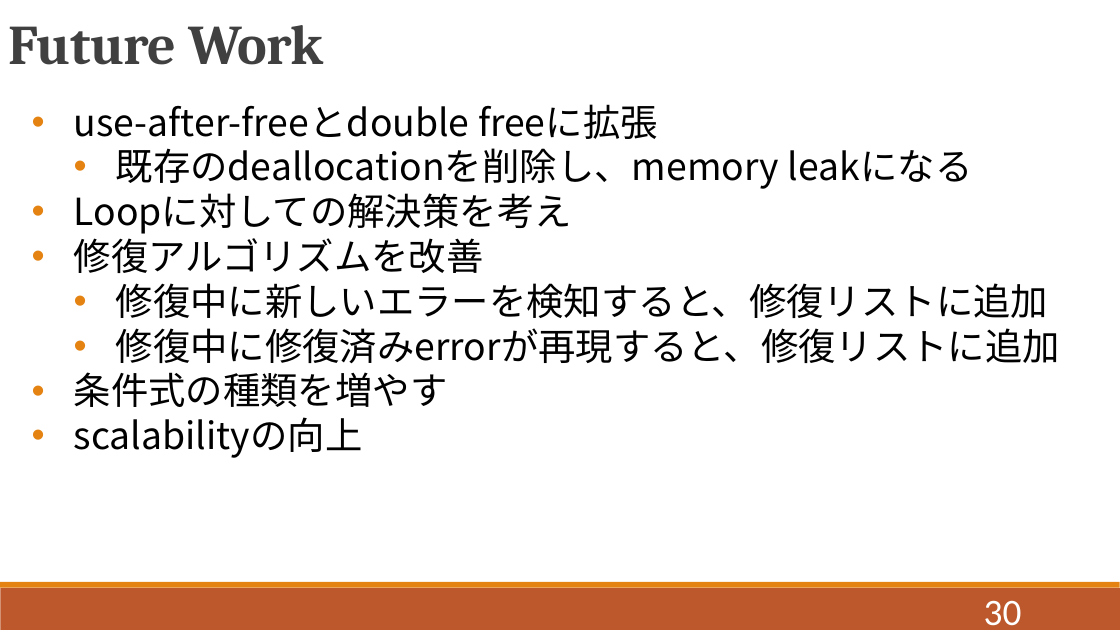
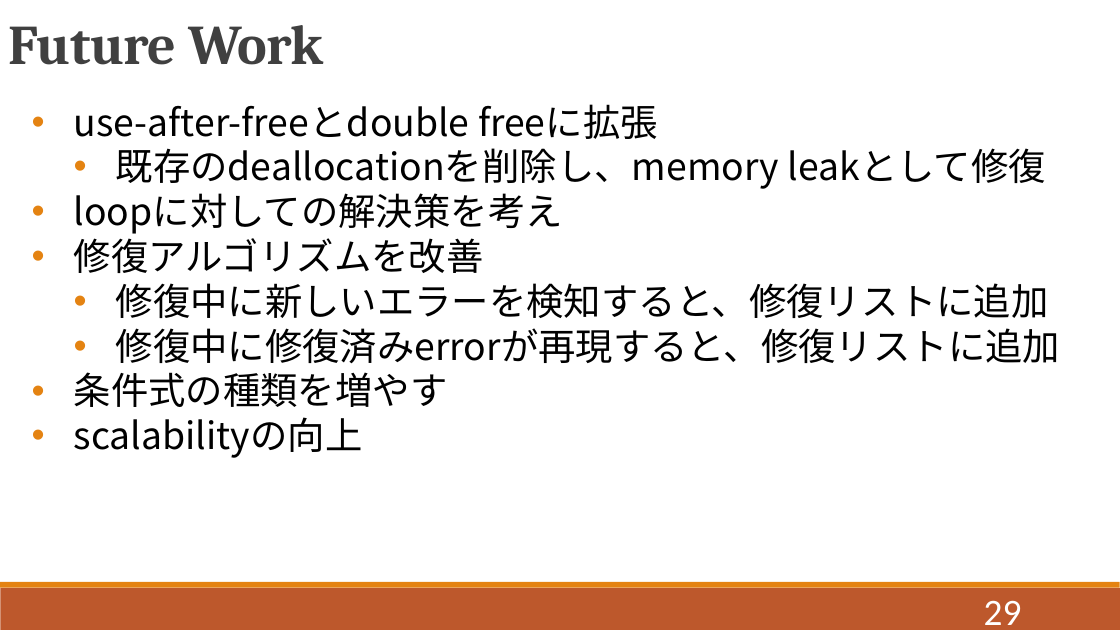
Before and after one commit to QIANZECHANG/MyResearch, a slide deck: slide 29 of 修論/修論発表.pptx (slide 30 before the commit). Drawn at 1120x630 pixels with LibreOffice and Linux fonts; fonts in the diff are those of the drawing. Boxes give left, top, right and bottom in pixels: in the first picture for what was removed or moved away, otherwise in the second. Text is boxed around its words. In the diff, an @@ line names an element or a change of style, - is before the commit and + after.

```diff
--- a/修論/修論発表.pptx
+++ b/修論/修論発表.pptx
@@ text at (x1=74, y1=148, x2=1046, y2=234): text changed @@
-      • 既存のdeallocationを削除し、memory leakになる
-    • Loopに対しての解決策を考え
+      • 既存のdeallocationを削除し、memory leakとして修復
+    • loopに対しての解決策を考え
@@ page number at (x1=984, y1=600, x2=1022, y2=625): text changed @@
-30
+29
```
Also in this commit, not shown: 20 other slides changed, 3 slides removed.
